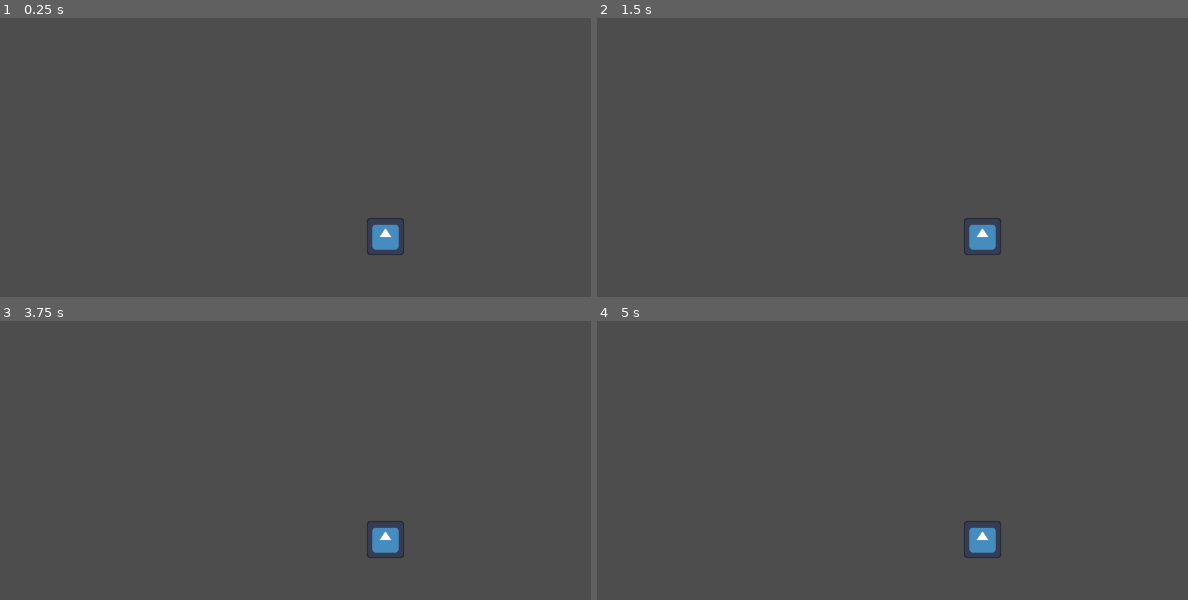
Above: before the commit, frames 1-4 (two rows, left to right).
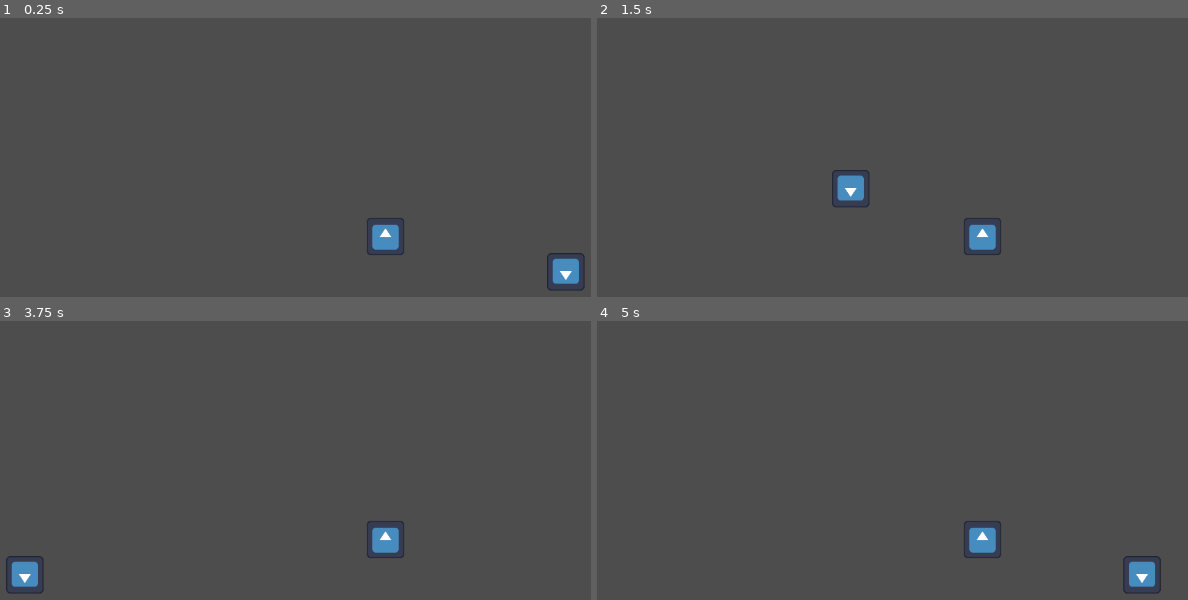
Above: after the commit, the same moments.

Repository: ethanloinguyen/Blade-of-Oneiros
Game: Godot game, scene res://scenes/ai_test.tscn
Two runs of this game, one before a commit and one after it. Both use one fixed random seed, a clock stepped at 60 frames per second and the inputs below. The engine's default icon, where the game draws it, is replaced by a stand-in: a white triangle on a blue panel in a dark square.
Inputs:
- Up to frame 1 (0.25 s): no input
- Up to frame 2 (1.5 s): tap Enter at 0.5 s; hold Right (ui_right) 0.53-1.28 s; hold Down (ui_down) from 1.28 s (still down)
- Up to frame 3 (3.75 s): release Down (ui_down) at 2.03 s; hold Right (ui_right) 2.03-2.78 s; tap Space at 2.75 s; hold Up (ui_up) 2.78-3.53 s; tap Enter at 3.5 s; hold Left (ui_left) from 3.53 s (still down)
- Up to frame 4 (5 s): keep holding Left (ui_left)

The runs differ from the first frame. In frame 1, 0.6% of the frame differs, in the area x 92-99%, y 84-98%; in frame 2, 0.5%; in frame 3, 0.6%, in the area x 1-8%, y 84-98%; in frame 4, 0.6%.

Commit message:
successfully transition to second state

Diff:
--- a/Blade-of-Oneiros/project.godot
+++ b/Blade-of-Oneiros/project.godot
@@ -19,6 +19,10 @@
 
 project/assembly_name="Blade-of-Oneiros"
 
+[global_group]
+
+player=""
+
 [rendering]
 
 renderer/rendering_method="mobile"
--- a/Blade-of-Oneiros/scenes/ai_test.tscn
+++ b/Blade-of-Oneiros/scenes/ai_test.tscn
@@ -1,8 +1,12 @@
-[gd_scene load_steps=2 format=3 uid="uid://ck5mvuvjoe7uu"]
+[gd_scene load_steps=3 format=3 uid="uid://ck5mvuvjoe7uu"]
 
 [ext_resource type="PackedScene" uid="uid://bvf1lahvsywjg" path="res://scenes/test_player.tscn" id="1_3lomd"]
+[ext_resource type="PackedScene" uid="uid://dnkyyhf64k4lu" path="res://scenes/test_enemy.tscn" id="2_em1xb"]
 
 [node name="AiTest" type="Node2D"]
 
 [node name="TestPlayer" parent="." instance=ExtResource("1_3lomd")]
 speed = 600.0
+
+[node name="TestEnemy" parent="." instance=ExtResource("2_em1xb")]
+position = Vector2(260, 51)
--- a/Blade-of-Oneiros/scenes/test_enemy.tscn
+++ b/Blade-of-Oneiros/scenes/test_enemy.tscn
@@ -8,6 +8,7 @@
 
 [node name="TestEnemy" type="CharacterBody2D"]
 script = ExtResource("1_mkyue")
+activate_distance = 200.0
 
 [node name="CollisionShape2D" type="CollisionShape2D" parent="."]
 shape = SubResource("RectangleShape2D_22uif")
@@ -16,5 +17,3 @@
 scale = Vector2(0.425, 0.425)
 texture = ExtResource("2_fpxyv")
 flip_v = true
-
-[node name="Camera2D" type="Camera2D" parent="."]
--- a/Blade-of-Oneiros/scenes/test_player.tscn
+++ b/Blade-of-Oneiros/scenes/test_player.tscn
@@ -6,7 +6,7 @@
 [sub_resource type="RectangleShape2D" id="RectangleShape2D_22uif"]
 size = Vector2(50, 50)
 
-[node name="TestPlayer" type="CharacterBody2D"]
+[node name="TestPlayer" type="CharacterBody2D" groups=["player"]]
 script = ExtResource("1_0ax77")
 
 [node name="CollisionShape2D" type="CollisionShape2D" parent="."]
--- a/Blade-of-Oneiros/scripts/enemy_ai/enemy.gd
+++ b/Blade-of-Oneiros/scripts/enemy_ai/enemy.gd
@@ -1,20 +1,34 @@
 class_name Enemy
 extends CharacterBody2D
 
-@onready var player:TestPlayer = $TestPlayer
+@export var activate_distance:float
 
 var fsm:FSM
 
+var _player:TestPlayer
+
 
 func _ready():
+	_player = get_tree().get_first_node_in_group("player")
+
+	# create states
 	var wait_state:State
-	wait_state= State.new(
+	var chase_state:State
+	wait_state = State.new(
 		"Wait",
 		Callable(),
-		Callable(func(_delta:float):
-		if player.global_position.distance_to(global_position):
+		func(_delta:float):
+		if _player.global_position.distance_to(global_position) < activate_distance:
+			fsm.change_state(chase_state)
+			# TODO temp
 			print("LEAVE WAIT STATE")
-		),
+		,
+		Callable(),
+	)
+	chase_state = State.new(
+		"Chase",
+		Callable(),
+		Callable(),
 		Callable(),
 	)
 	fsm = FSM.new(wait_state)
--- a/Blade-of-Oneiros/scripts/enemy_ai/fsm/fsm.gd
+++ b/Blade-of-Oneiros/scripts/enemy_ai/fsm/fsm.gd
@@ -16,8 +16,8 @@
 
 
 func change_state(new_state:State):
-	if current_state and current_state.on_state_exit.is_valid():
+	if current_state and current_state.on_exit.is_valid():
 		current_state.on_state_exit.call()
 	current_state = new_state
-	if current_state and current_state.on_state_enter.is_valid():
+	if current_state and current_state.on_enter.is_valid():
 			current_state.on_state_enter.call()
